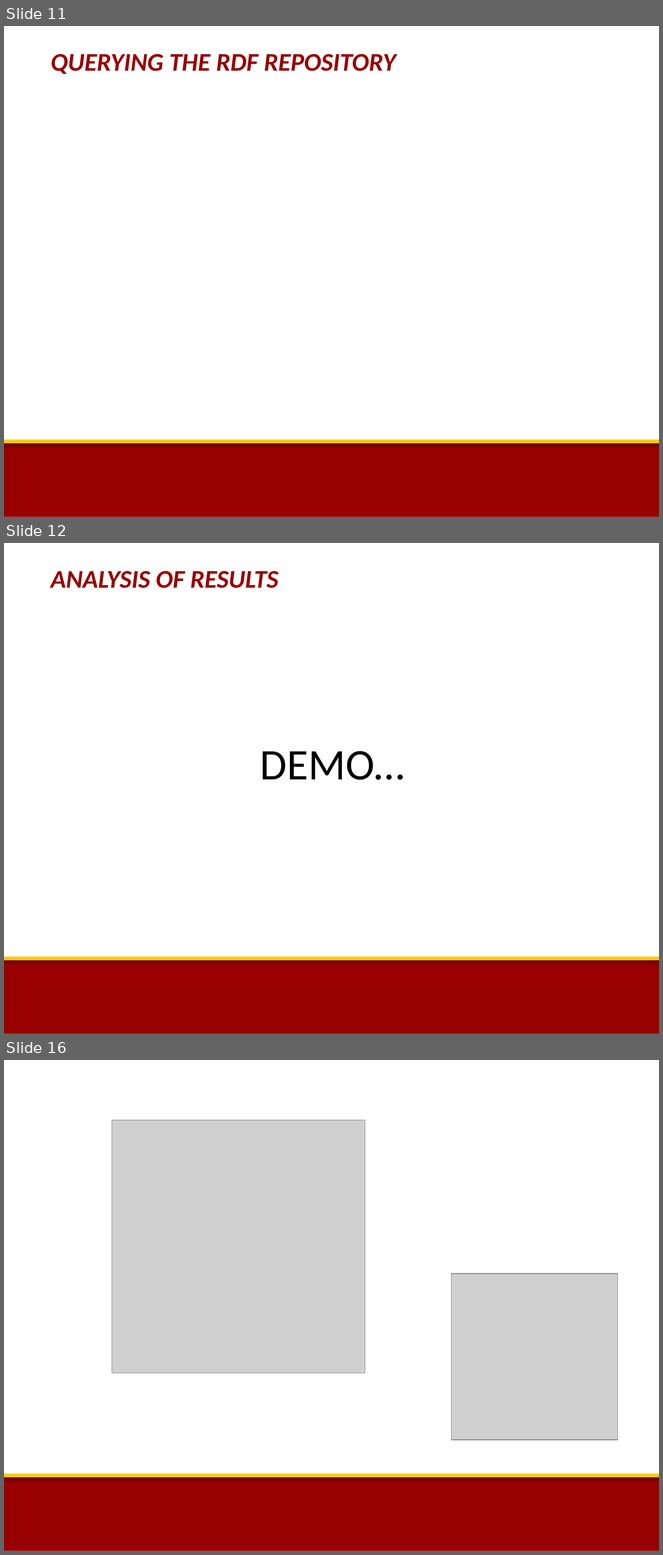
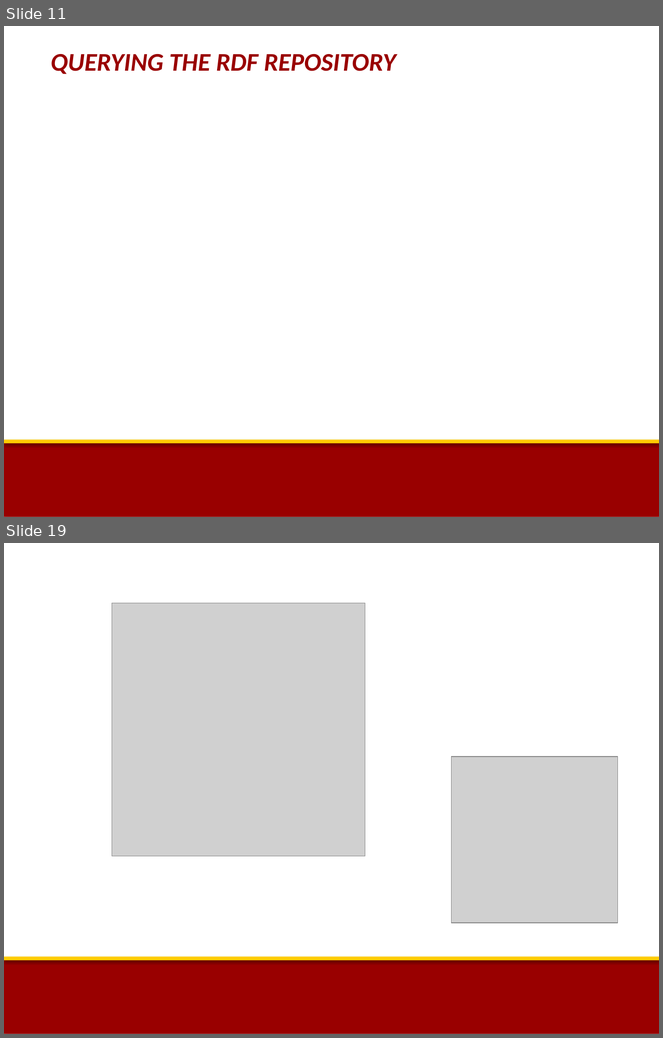
Before and after one commit to deepika087/CSCI-586-Group-2, a slide deck: DBIFinalProjectPresentation_20thNov2017.pptx. Shown one above the other, each under a label of ours: slides 11, 12 and 16 before the commit, slides 11 and 19 after it; the slides between them are not shown. The pictures are 663x1555 and 663x1038 pixels, drawn with LibreOffice and Linux fonts; fonts in the diff are those of the drawing; grey boxes stand for pictures; background and template pictures are left out. Boxes give left, top, right and bottom in pixels: in the first picture for what was removed or moved away, otherwise in the second. Text is boxed around its words. In the diff, an @@ line names an element or a change of style, - is before the commit and + after.

```diff
--- a/DBIFinalProjectPresentation_20thNov2017.pptx
+++ b/DBIFinalProjectPresentation_20thNov2017.pptx
@@ slide 12 removed at (4, 543, 659, 1034), background #FFFFFF; not listed: 2 template elements that a slide beside it also shows @@
@@ text removed at (51, 571, 279, 588) @@
-ANALYSIS OF RESULTS
@@ text removed at (260, 751, 405, 780) @@
-DEMO…
@@ what was slide 16 is now slide 19 @@
```
Also in this commit, not shown: 8 slides changed, 5 slides added, 1 other slide removed.
